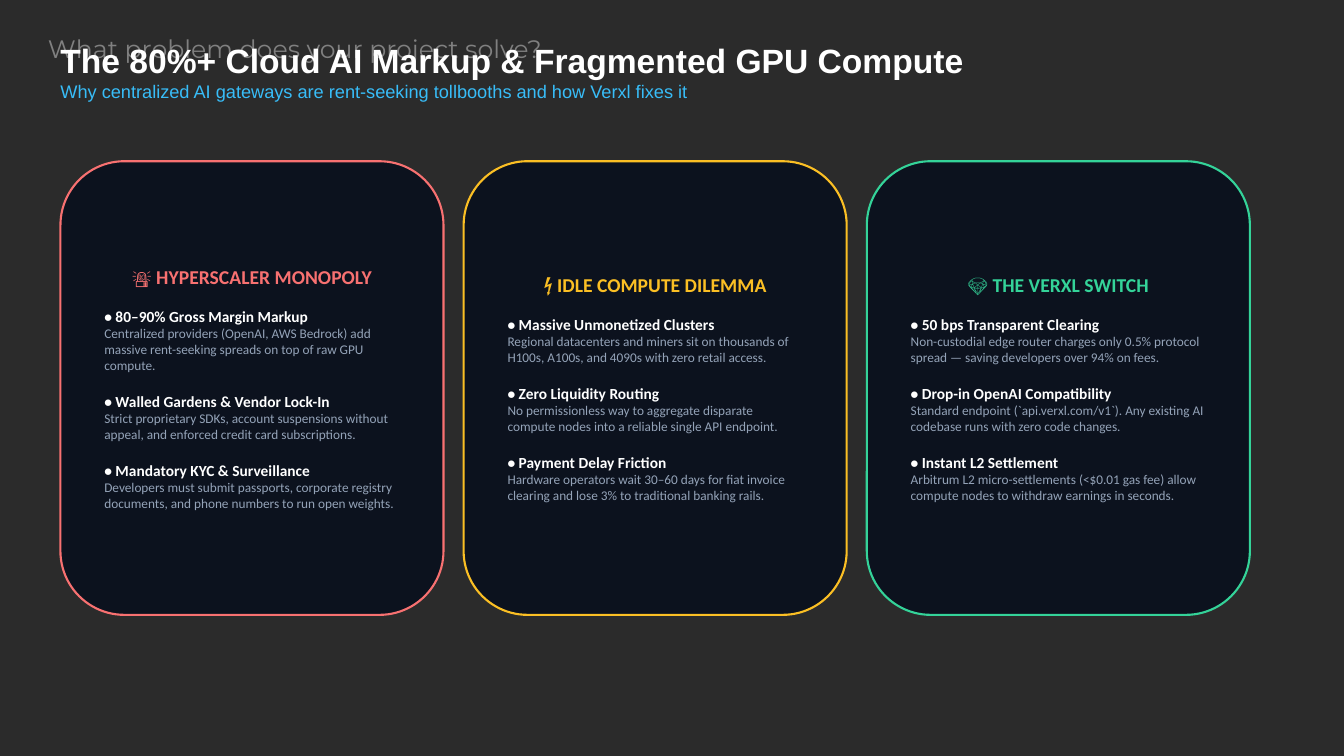
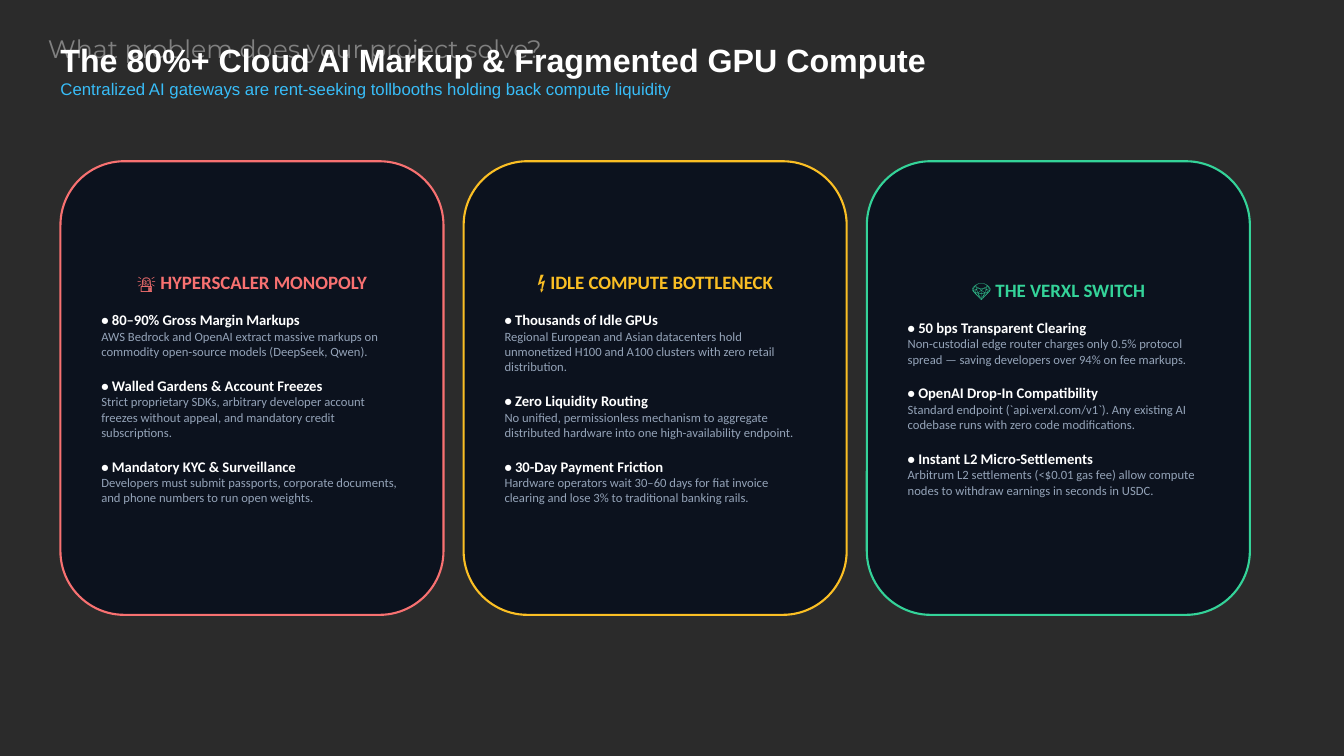
Before and after one commit to simonhavlik/verxl-protocol, a slide deck: slide 3 of Verxl_Protocol_Pitch_Presentation.pptx. Drawn at 1344x756 pixels with LibreOffice and Linux fonts; fonts in the diff are those of the drawing; background and template pictures are left out; a plain dark background stands for a picture behind light text. Boxes give left, top, right and bottom in pixels: in the first picture for what was removed or moved away, otherwise in the second. Text is boxed around its words. In the diff, an @@ line names an element or a change of style, - is before the commit and + after.

```diff
--- a/Verxl_Protocol_Pitch_Presentation.pptx
+++ b/Verxl_Protocol_Pitch_Presentation.pptx
@@ text at [60,46,925,78]: size 24 to 23 pt in "The 80%+ Cloud AI Markup & Fragmented ..." @@
@@ text at [60,83,671,99]: text changed; size 13 to 12 pt @@
-Why centralized AI gateways are rent-seeking tollbooths and how Verxl fixes it
+Centralized AI gateways are rent-seeking tollbooths holding back compute liquidity
@@ text in rounded rectangle at [112,276,367,475]: size 14 to 13.5 pt in "🚨 HYPERSCALER MONOPOLY"; size 11 to 10.5 pt in "• Mandatory KYC & Surveillance" @@
@@ text in rounded rectangle at [505,276,774,371]: text changed; size 9.5 to 9 pt @@
-⚡ IDLE COMPUTE DILEMMA
-• Massive Unmonetized Clusters
-Regional datacenters and miners sit on thousands of H100s, A100s, and 4090s with zero retail access.
+⚡ IDLE COMPUTE BOTTLENECK
+• Thousands of Idle GPUs
+Regional European and Asian datacenters hold unmonetized H100 and A100 clusters with zero retail distribution.
@@ text in rounded rectangle at [918,284,1146,336]: size 14 to 13.5 pt in "💎 THE VERXL SWITCH"; size 11 to 10.5 pt in "• 50 bps Transparent Clearing" @@
@@ text in rounded rectangle at [101,314,378,439]: text changed; size 9.5 to 9 pt @@
-• 80–90% Gross Margin Markup
-Centralized providers (OpenAI, AWS Bedrock) add massive rent-seeking spreads on top of raw GPU compute.
-• Walled Gardens & Vendor Lock-In
-Strict proprietary SDKs, account suspensions without appeal, and enforced credit card subscriptions.
+• 80–90% Gross Margin Markups
+AWS Bedrock and OpenAI extract massive markups on commodity open-source models (DeepSeek, Qwen).
+• Walled Gardens & Account Freezes
+Strict proprietary SDKs, arbitrary developer account freezes without appeal, and mandatory credit subscriptions.
@@ text in rounded rectangle at [908,339,1195,497]: text changed; size 9.5 to 9 pt @@
-Non-custodial edge router charges only 0.5% protocol spread — saving developers over 94% on fees.
-• Drop-in OpenAI Compatibility
-Standard endpoint (`api.verxl.com/v1`). Any existing AI codebase runs with zero code changes.
-• Instant L2 Settlement
-Arbitrum L2 micro-settlements (<$0.01 gas fee) allow compute nodes to withdraw earnings in seconds.
+Non-custodial edge router charges only 0.5% protocol spread — saving developers over 94% on fee markups.
+• OpenAI Drop-In Compatibility
+Standard endpoint (`api.verxl.com/v1`). Any existing AI codebase runs with zero code modifications.
+• Instant L2 Micro-Settlements
+Arbitrum L2 settlements (<$0.01 gas fee) allow compute nodes to withdraw earnings in seconds in USDC.
@@ text in rounded rectangle at [505,413,794,439]: text changed; size 9.5 to 9 pt @@
-No permissionless way to aggregate disparate compute nodes into a reliable single API endpoint.
-• Payment Delay Friction
+No unified, permissionless mechanism to aggregate distributed hardware into one high-availability endpoint.
+• 30-Day Payment Friction
@@ text in rounded rectangle at [505,395,768,504]: size 11 to 10.5 pt in "• Zero Liquidity Routing"; size 9.5 to 9 pt in "Hardware operators wait 30–60 days for fiat ..." @@
@@ text in rounded rectangle at [101,478,396,504]: text changed; size 9.5 to 9 pt @@
-Developers must submit passports, corporate registry documents, and phone numbers to run open weights.
+Developers must submit passports, corporate documents, and phone numbers to run open weights.
```
Also in this commit, not shown: 7 other slides changed, 3 other files.
